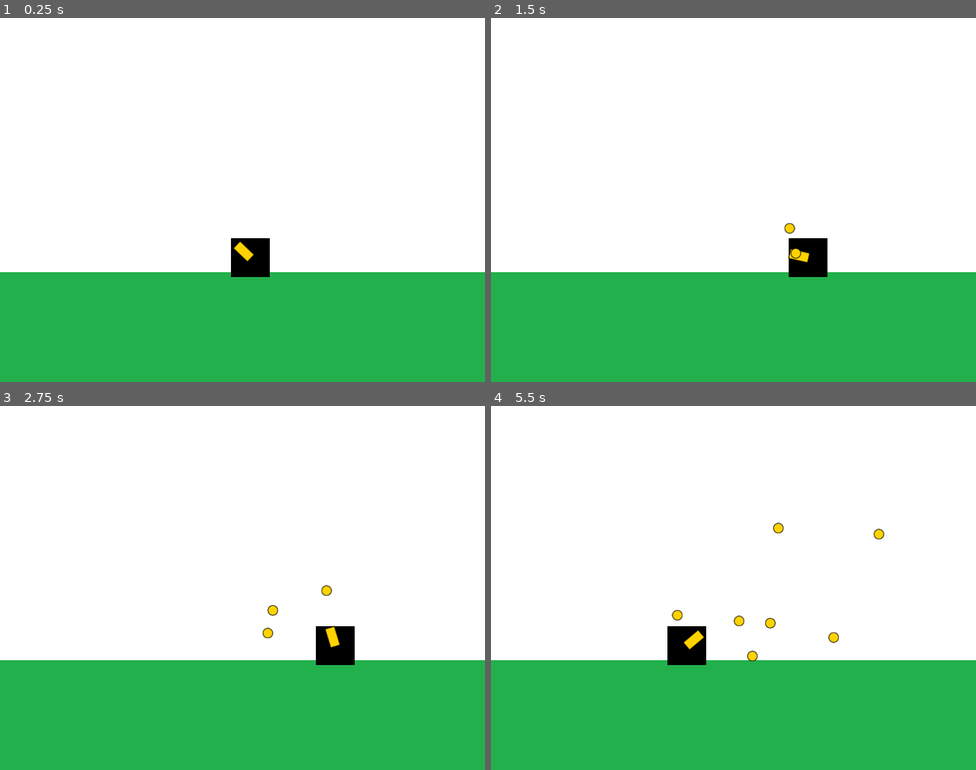
Above: before the commit, frames 1-4 (two rows, left to right).
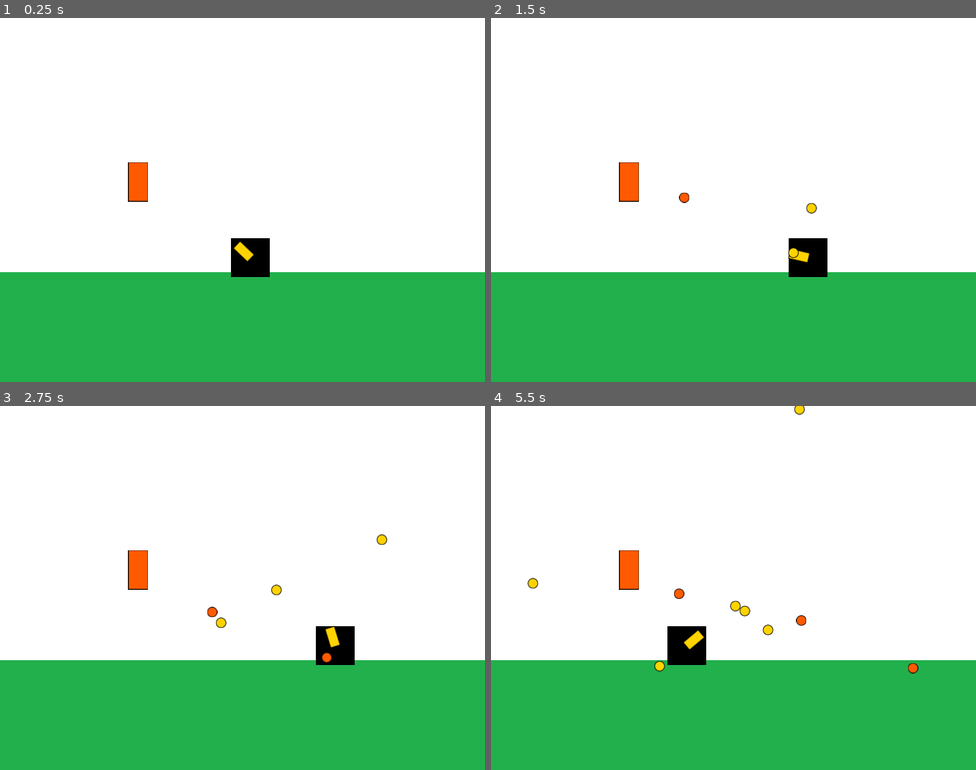
Above: after the commit, the same moments.

Repository: germangrecoventura/entregas-ipv-greco-ventura-german
Game: Godot game, scene res://Main.tscn
The game is run twice, just before and just after one commit, with the same random seed, the same clock (stepped at 60 frames per second) and the same inputs.
Inputs (mouse positions are in pixels of both pictures, inside the frame that each line leads up to):
- Up to frame 1 (0.25 s): no input
- Up to frame 2 (1.5 s): tap Enter at 0.5 s; move the mouse to (840, 181) at 0.52 s; hold D (move_right) 0.53-1.28 s; click (840, 181) at 0.6 s; move the mouse to (636, 218) at 1.27 s; hold A (move_left) from 1.28 s (still down); click (636, 218) at 1.35 s
- Up to frame 3 (2.75 s): move the mouse to (291, 507) at 2.02 s; release A (move_left) at 2.03 s; hold D (move_right) from 2.03 s (still down); click (291, 507) at 2.1 s
- Up to frame 4 (5.5 s): move the mouse to (709, 660) at 2.77 s; click (709, 660) at 2.85 s; move the mouse to (879, 642) at 3.52 s; release D (move_right) at 3.53 s; hold A (move_left) from 3.53 s (still down); click (879, 642) at 3.6 s; move the mouse to (588, 533) at 4.27 s; click (588, 533) at 4.35 s; move the mouse to (757, 588) at 5.02 s; click (757, 588) at 5.1 s

The runs differ from the first frame. In frame 1, 0.4% of the frame differs, in the area x 26-31%, y 39-51%; in frame 2, 0.7%; in frame 3, 0.9%; in frame 4, 1.3%, in the area x 7-89%, y 0-74%.

Commit message:
Agrego enemigo con su disparo

Diff:
--- a/entrega-2-greco-ventura-german/Main.gd
+++ b/entrega-2-greco-ventura-german/Main.gd
@@ -4,3 +4,4 @@
 func _ready():
 
 	$Player.set_projectile_container(self)
+	$Turret.set_values($Player,self)
--- a/entrega-2-greco-ventura-german/Main.tscn
+++ b/entrega-2-greco-ventura-german/Main.tscn
@@ -1,9 +1,10 @@
-[gd_scene load_steps=5 format=2]
+[gd_scene load_steps=6 format=2]
 
 [ext_resource path="res://entities/player/Player.tscn" type="PackedScene" id=1]
 [ext_resource path="res://assets/textures/background.png" type="Texture" id=2]
 [ext_resource path="res://assets/textures/floor.png" type="Texture" id=3]
 [ext_resource path="res://Main.gd" type="Script" id=4]
+[ext_resource path="res://entities/Turret.tscn" type="PackedScene" id=5]
 
 [node name="Main" type="Node"]
 script = ExtResource( 4 )
@@ -26,3 +27,5 @@
 
 [node name="Player" parent="." instance=ExtResource( 1 )]
 position = Vector2( 413.003, 395.272 )
+
+[node name="Turret" parent="." instance=ExtResource( 5 )]
--- a/entrega-2-greco-ventura-german/entities/Projectile.gd
+++ b/entrega-2-greco-ventura-german/entities/Projectile.gd
@@ -3,6 +3,9 @@
 
 var direction:Vector2
 
+signal delete_requested(projectile)
+
+export (float) var speed
 
 func _ready():
 	set_physics_process(false)
@@ -13,4 +16,4 @@
 	set_physics_process(true)
 
 func _process(delta):
-	position += direction * 50 * delta
+	position += direction * speed * delta
--- a/entrega-2-greco-ventura-german/entities/Projectile.tscn
+++ b/entrega-2-greco-ventura-german/entities/Projectile.tscn
@@ -6,3 +6,4 @@
 [node name="Projectile" type="Sprite"]
 texture = ExtResource( 2 )
 script = ExtResource( 1 )
+speed = 110.0
--- /dev/null
+++ b/entrega-2-greco-ventura-german/entities/ProjectileEnemigo.tscn
@@ -0,0 +1,8 @@
+[gd_scene load_steps=3 format=2]
+
+[ext_resource path="res://entities/Projectile.tscn" type="PackedScene" id=1]
+[ext_resource path="res://assets/textures/proyectile_turret.png" type="Texture" id=2]
+
+[node name="Projectile" instance=ExtResource( 1 )]
+texture = ExtResource( 2 )
+speed = 200.0
--- /dev/null
+++ b/entrega-2-greco-ventura-german/entities/Turret.gd
@@ -0,0 +1,28 @@
+extends Sprite
+
+export (PackedScene) var projectile_scene
+
+onready var fire_position:Position2D = $FirePosition
+
+var projectile_container:Node
+var player
+
+func set_values(player,projectile_container):
+	self.player = player
+	self.projectile_container = projectile_container
+	$Timer.start()
+
+func _on_Timer_timeout():
+	fire() # Replace with function body.
+
+func fire():
+	var projectile:Projectile = projectile_scene.instance()
+	projectile_container.add_child(projectile)
+	projectile.set_starting_values(fire_position.global_position, (player.global_position - fire_position.global_position).normalized())
+	projectile.connect("delete_requested",self,"_on_projectile_delete_requested")
+
+
+
+func _on_projectile_delete_requested(projectile):
+	projectile_container.remove_child((projectile))
+	projectile.queue_free()
--- /dev/null
+++ b/entrega-2-greco-ventura-german/entities/Turret.tscn
@@ -0,0 +1,18 @@
+[gd_scene load_steps=4 format=2]
+
+[ext_resource path="res://entities/Turret.gd" type="Script" id=1]
+[ext_resource path="res://assets/textures/turret.png" type="Texture" id=2]
+[ext_resource path="res://entities/ProjectileEnemigo.tscn" type="PackedScene" id=3]
+
+[node name="Turret" type="Sprite"]
+position = Vector2( 228, 270 )
+texture = ExtResource( 2 )
+script = ExtResource( 1 )
+projectile_scene = ExtResource( 3 )
+
+[node name="FirePosition" type="Position2D" parent="."]
+position = Vector2( 0, -23 )
+
+[node name="Timer" type="Timer" parent="."]
+
+[connection signal="timeout" from="Timer" to="." method="_on_Timer_timeout"]
